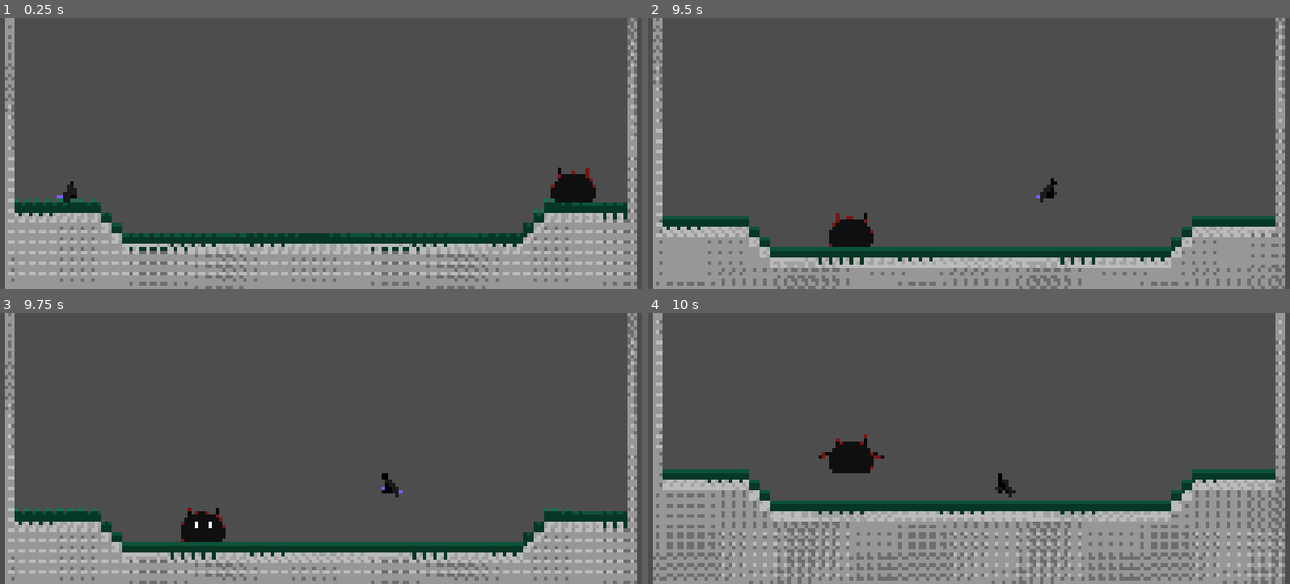
Above: before the commit, frames 1-4 (two rows, left to right).
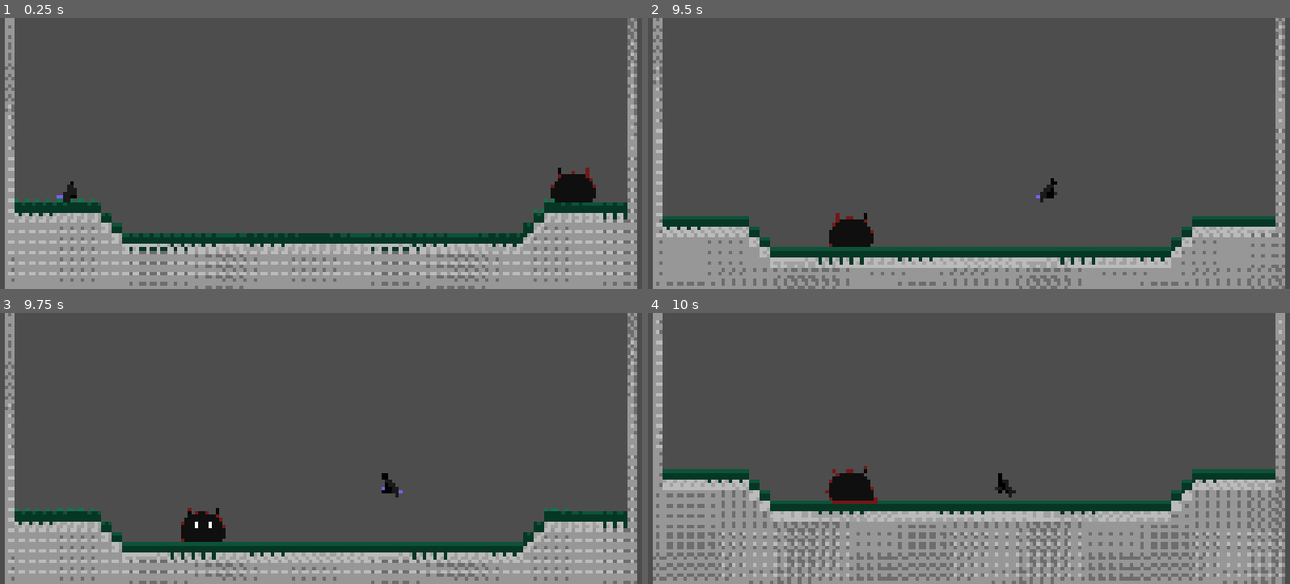
Above: after the commit, the same moments.

Repository: AnejMajnik/soulsvania
Game: Godot game, scene res://scenes/game.tscn
Two runs of this game, one before a commit and one after it. Both use one fixed random seed, a clock stepped at 60 frames per second and the inputs below.
Inputs (mouse positions are in pixels of both pictures, inside the frame that each line leads up to):
- Up to frame 1 (0.25 s): no input
- Up to frame 2 (9.5 s): tap Enter at 0.5 s; move the mouse to (1110, 139) at 0.52 s; hold D (move_right) 0.53-2.03 s; tap Space (jump) at 0.6, 0.77, 1.07, 1.52, 1.55, 1.82, 2.1, 3.02, 3.05, 3.32, 3.6, 3.77, 4.07, 4.52, 4.55, 4.82, 5.1, 6.02, 6.05, 6.32, 6.6, 6.77, 7.07, 7.52, 7.55, 7.82, 8.1, 9.02, 9.05, 9.32 s; move the mouse to (840, 167) at 1.27 s; click (840, 167) at 1.35 s; move the mouse to (1033, 93) at 2.02 s; hold A (move_left) 2.03-2.78 s; move the mouse to (936, 207) at 2.77 s; hold D (move_right) 2.78-4.28 s; click (936, 207) at 2.85 s; move the mouse to (1161, 194) at 3.52 s; move the mouse to (776, 112) at 4.27 s; hold A (move_left) 4.28-5.03 s; click (776, 112) at 4.35 s; move the mouse to (1001, 153) at 5.02 s; hold D (move_right) 5.03-5.78 s; move the mouse to (872, 85) at 5.77 s; hold A (move_left) 5.78-7.28 s; click (872, 85) at 5.85 s; move the mouse to (1110, 139) at 6.52 s; move the mouse to (840, 167) at 7.27 s; hold D (move_right) from 7.28 s (still down); click (840, 167) at 7.35 s; move the mouse to (1033, 93) at 8.02 s; move the mouse to (936, 207) at 8.77 s; click (936, 207) at 8.85 s
- Up to frame 3 (9.75 s): move the mouse to (513, 489) at 9.52 s; release D (move_right) at 9.53 s; hold A (move_left) from 9.53 s (still down); tap Space (jump) at 9.6 s
- Up to frame 4 (10 s): keep holding A (move_left); tap Space (jump) at 9.77 s

Frames 1-3 are identical in both runs. In frame 4, 1.5% of the frame differs, in the area x 26-37%, y 44-71%.

Commit message:
Removed prototype cube from code. Adjusted choose attack logic to use all attacks based on conditions

Diff:
--- a/scenes/laser.tscn
+++ b/scenes/bosses/laser.tscn
@@ -1,6 +1,6 @@
 [gd_scene format=3 uid="uid://dntxmvek1b4li"]
 
-[ext_resource type="Script" uid="uid://b5gks61q4he0k" path="res://scripts/laser.gd" id="1_xmihv"]
+[ext_resource type="Script" uid="uid://b5gks61q4he0k" path="res://scripts/slime_boss/laser.gd" id="1_xmihv"]
 
 [node name="LaserRayCast" type="RayCast2D" unique_id=604623322]
 collision_mask = 3
--- a/scenes/bosses/slime_boss.tscn
+++ b/scenes/bosses/slime_boss.tscn
@@ -11,7 +11,7 @@
 [ext_resource type="Script" uid="uid://bxg8mvcv8vsrd" path="res://scripts/slime_boss/states/recover.gd" id="8_wwhuq"]
 [ext_resource type="AudioStream" uid="uid://b0omfj4ma2m0f" path="res://assets/sounds/beam_shoot.wav" id="9_sj3bf"]
 [ext_resource type="AudioStream" uid="uid://c0mtc6d8cax8r" path="res://assets/sounds/beam_charge.wav" id="10_fbimt"]
-[ext_resource type="PackedScene" uid="uid://dntxmvek1b4li" path="res://scenes/laser.tscn" id="11_6oksq"]
+[ext_resource type="PackedScene" uid="uid://dntxmvek1b4li" path="res://scenes/bosses/laser.tscn" id="11_6oksq"]
 [ext_resource type="Script" uid="uid://cxll1lw1pu6sb" path="res://scripts/slime_boss/states/jump_attack.gd" id="11_wsf8t"]
 
 [sub_resource type="AtlasTexture" id="AtlasTexture_l7rya"]
--- a/scenes/enemy_cube.tscn
+++ /dev/null
@@ -1,399 +0,0 @@
-[gd_scene format=3 uid="uid://n483mnucf7hy"]
-
-[ext_resource type="Script" uid="uid://yyf1e2twj2y2" path="res://scripts/enemy_cube.gd" id="1_q8g4r"]
-[ext_resource type="Texture2D" uid="uid://bbp5qu6kqppko" path="res://assets/spritesheets/Slime.png" id="2_7lac2"]
-[ext_resource type="Texture2D" uid="uid://bm4uwdvp2ccbc" path="res://assets/spritesheets/slime_boss_spritesheet.png" id="3_7lac2"]
-[ext_resource type="PackedScene" uid="uid://dntxmvek1b4li" path="res://scenes/laser.tscn" id="4_jn626"]
-
-[sub_resource type="AtlasTexture" id="AtlasTexture_q8g4r"]
-atlas = ExtResource("2_7lac2")
-region = Rect2(1596, 0, 76, 64)
-
-[sub_resource type="AtlasTexture" id="AtlasTexture_7lac2"]
-atlas = ExtResource("2_7lac2")
-region = Rect2(760, 0, 76, 64)
-
-[sub_resource type="AtlasTexture" id="AtlasTexture_jn626"]
-atlas = ExtResource("2_7lac2")
-region = Rect2(836, 0, 76, 64)
-
-[sub_resource type="AtlasTexture" id="AtlasTexture_xjrqe"]
-atlas = ExtResource("3_7lac2")
-region = Rect2(0, 576, 76, 64)
-
-[sub_resource type="AtlasTexture" id="AtlasTexture_amwe7"]
-atlas = ExtResource("3_7lac2")
-region = Rect2(76, 576, 76, 64)
-
-[sub_resource type="AtlasTexture" id="AtlasTexture_8e770"]
-atlas = ExtResource("3_7lac2")
-region = Rect2(152, 576, 76, 64)
-
-[sub_resource type="AtlasTexture" id="AtlasTexture_wasl2"]
-atlas = ExtResource("3_7lac2")
-region = Rect2(228, 576, 76, 64)
-
-[sub_resource type="AtlasTexture" id="AtlasTexture_i1b75"]
-atlas = ExtResource("3_7lac2")
-region = Rect2(304, 576, 76, 64)
-
-[sub_resource type="AtlasTexture" id="AtlasTexture_2khr7"]
-atlas = ExtResource("3_7lac2")
-region = Rect2(380, 576, 76, 64)
-
-[sub_resource type="AtlasTexture" id="AtlasTexture_6kjd8"]
-atlas = ExtResource("3_7lac2")
-region = Rect2(456, 576, 76, 64)
-
-[sub_resource type="AtlasTexture" id="AtlasTexture_xshxl"]
-atlas = ExtResource("3_7lac2")
-region = Rect2(532, 576, 76, 64)
-
-[sub_resource type="AtlasTexture" id="AtlasTexture_xlk6i"]
-atlas = ExtResource("3_7lac2")
-region = Rect2(608, 576, 76, 64)
-
-[sub_resource type="AtlasTexture" id="AtlasTexture_kmpw6"]
-atlas = ExtResource("3_7lac2")
-region = Rect2(684, 576, 76, 64)
-
-[sub_resource type="AtlasTexture" id="AtlasTexture_i4q11"]
-atlas = ExtResource("3_7lac2")
-region = Rect2(760, 576, 76, 64)
-
-[sub_resource type="AtlasTexture" id="AtlasTexture_uggc0"]
-atlas = ExtResource("2_7lac2")
-region = Rect2(1976, 0, 76, 64)
-
-[sub_resource type="AtlasTexture" id="AtlasTexture_07yid"]
-atlas = ExtResource("2_7lac2")
-region = Rect2(2052, 0, 76, 64)
-
-[sub_resource type="AtlasTexture" id="AtlasTexture_q4rpt"]
-atlas = ExtResource("2_7lac2")
-region = Rect2(0, 0, 76, 64)
-
-[sub_resource type="AtlasTexture" id="AtlasTexture_m22l2"]
-atlas = ExtResource("2_7lac2")
-region = Rect2(76, 0, 76, 64)
-
-[sub_resource type="AtlasTexture" id="AtlasTexture_bbh31"]
-atlas = ExtResource("2_7lac2")
-region = Rect2(152, 0, 76, 64)
-
-[sub_resource type="AtlasTexture" id="AtlasTexture_haglr"]
-atlas = ExtResource("2_7lac2")
-region = Rect2(228, 0, 76, 64)
-
-[sub_resource type="AtlasTexture" id="AtlasTexture_d8ht2"]
-atlas = ExtResource("2_7lac2")
-region = Rect2(912, 0, 76, 64)
-
-[sub_resource type="AtlasTexture" id="AtlasTexture_dhsxu"]
-atlas = ExtResource("2_7lac2")
-region = Rect2(988, 0, 76, 64)
-
-[sub_resource type="AtlasTexture" id="AtlasTexture_t4rxh"]
-atlas = ExtResource("2_7lac2")
-region = Rect2(1064, 0, 76, 64)
-
-[sub_resource type="AtlasTexture" id="AtlasTexture_esbf7"]
-atlas = ExtResource("2_7lac2")
-region = Rect2(1140, 0, 76, 64)
-
-[sub_resource type="AtlasTexture" id="AtlasTexture_2jj3c"]
-atlas = ExtResource("2_7lac2")
-region = Rect2(1216, 0, 76, 64)
-
-[sub_resource type="AtlasTexture" id="AtlasTexture_vqirg"]
-atlas = ExtResource("2_7lac2")
-region = Rect2(1292, 0, 76, 64)
-
-[sub_resource type="AtlasTexture" id="AtlasTexture_ldm8v"]
-atlas = ExtResource("2_7lac2")
-region = Rect2(304, 0, 76, 64)
-
-[sub_resource type="AtlasTexture" id="AtlasTexture_slnhw"]
-atlas = ExtResource("2_7lac2")
-region = Rect2(380, 0, 76, 64)
-
-[sub_resource type="AtlasTexture" id="AtlasTexture_i7lqf"]
-atlas = ExtResource("2_7lac2")
-region = Rect2(1672, 0, 76, 64)
-
-[sub_resource type="AtlasTexture" id="AtlasTexture_ydjyb"]
-atlas = ExtResource("2_7lac2")
-region = Rect2(1748, 0, 76, 64)
-
-[sub_resource type="AtlasTexture" id="AtlasTexture_waack"]
-atlas = ExtResource("2_7lac2")
-region = Rect2(1824, 0, 76, 64)
-
-[sub_resource type="AtlasTexture" id="AtlasTexture_v514m"]
-atlas = ExtResource("2_7lac2")
-region = Rect2(1900, 0, 76, 64)
-
-[sub_resource type="AtlasTexture" id="AtlasTexture_qf1bs"]
-atlas = ExtResource("2_7lac2")
-region = Rect2(1368, 0, 76, 64)
-
-[sub_resource type="AtlasTexture" id="AtlasTexture_witge"]
-atlas = ExtResource("2_7lac2")
-region = Rect2(1444, 0, 76, 64)
-
-[sub_resource type="AtlasTexture" id="AtlasTexture_rxuqe"]
-atlas = ExtResource("2_7lac2")
-region = Rect2(1520, 0, 76, 64)
-
-[sub_resource type="AtlasTexture" id="AtlasTexture_e03e0"]
-atlas = ExtResource("2_7lac2")
-region = Rect2(456, 0, 76, 64)
-
-[sub_resource type="AtlasTexture" id="AtlasTexture_jtdma"]
-atlas = ExtResource("2_7lac2")
-region = Rect2(532, 0, 76, 64)
-
-[sub_resource type="AtlasTexture" id="AtlasTexture_u7cd8"]
-atlas = ExtResource("2_7lac2")
-region = Rect2(608, 0, 76, 64)
-
-[sub_resource type="AtlasTexture" id="AtlasTexture_fg0j7"]
-atlas = ExtResource("2_7lac2")
-region = Rect2(684, 0, 76, 64)
-
-[sub_resource type="SpriteFrames" id="SpriteFrames_nrent"]
-animations = [{
-"frames": [{
-"duration": 1.0,
-"texture": SubResource("AtlasTexture_q8g4r")
-}],
-"loop": 0,
-"name": &"attack_dash",
-"speed": 5.0
-}, {
-"frames": [{
-"duration": 1.0,
-"texture": SubResource("AtlasTexture_7lac2")
-}, {
-"duration": 1.0,
-"texture": SubResource("AtlasTexture_jn626")
-}],
-"loop": 0,
-"name": &"attack_jump",
-"speed": 5.0
-}, {
-"frames": [{
-"duration": 1.0,
-"texture": SubResource("AtlasTexture_xjrqe")
-}, {
-"duration": 1.0,
-"texture": SubResource("AtlasTexture_amwe7")
-}, {
-"duration": 1.0,
-"texture": SubResource("AtlasTexture_8e770")
-}, {
-"duration": 1.0,
-"texture": SubResource("AtlasTexture_wasl2")
-}, {
-"duration": 1.0,
-"texture": SubResource("AtlasTexture_i1b75")
-}, {
-"duration": 1.0,
-"texture": SubResource("AtlasTexture_2khr7")
-}, {
-"duration": 1.0,
-"texture": SubResource("AtlasTexture_6kjd8")
-}, {
-"duration": 2.0,
-"texture": SubResource("AtlasTexture_xshxl")
-}, {
-"duration": 0.7,
-"texture": SubResource("AtlasTexture_xlk6i")
-}, {
-"duration": 0.7,
-"texture": SubResource("AtlasTexture_kmpw6")
-}, {
-"duration": 0.7,
-"texture": SubResource("AtlasTexture_i4q11")
-}],
-"loop": 0,
-"name": &"charge_beam",
-"speed": 6.0
-}, {
-"frames": [{
-"duration": 1.0,
-"texture": SubResource("AtlasTexture_uggc0")
-}, {
-"duration": 1.0,
-"texture": SubResource("AtlasTexture_07yid")
-}],
-"loop": 1,
-"name": &"fly",
-"speed": 5.0
-}, {
-"frames": [{
-"duration": 1.0,
-"texture": SubResource("AtlasTexture_q4rpt")
-}, {
-"duration": 1.0,
-"texture": SubResource("AtlasTexture_m22l2")
-}, {
-"duration": 1.0,
-"texture": SubResource("AtlasTexture_bbh31")
-}, {
-"duration": 1.0,
-"texture": SubResource("AtlasTexture_haglr")
-}],
-"loop": 1,
-"name": &"idle",
-"speed": 5.0
-}, {
-"frames": [{
-"duration": 1.0,
-"texture": SubResource("AtlasTexture_d8ht2")
-}, {
-"duration": 1.0,
-"texture": SubResource("AtlasTexture_dhsxu")
-}, {
-"duration": 1.0,
-"texture": SubResource("AtlasTexture_t4rxh")
-}, {
-"duration": 1.0,
-"texture": SubResource("AtlasTexture_esbf7")
-}, {
-"duration": 1.0,
-"texture": SubResource("AtlasTexture_2jj3c")
-}, {
-"duration": 1.0,
-"texture": SubResource("AtlasTexture_vqirg")
-}],
-"loop": 0,
-"name": &"land",
-"speed": 5.0
-}, {
-"frames": [{
-"duration": 1.0,
-"texture": SubResource("AtlasTexture_ldm8v")
-}, {
-"duration": 1.0,
-"texture": SubResource("AtlasTexture_slnhw")
-}],
-"loop": 1,
-"name": &"move",
-"speed": 5.0
-}, {
-"frames": [{
-"duration": 1.0,
-"texture": SubResource("AtlasTexture_i7lqf")
-}, {
-"duration": 1.0,
-"texture": SubResource("AtlasTexture_ydjyb")
-}, {
-"duration": 1.0,
-"texture": SubResource("AtlasTexture_waack")
-}, {
-"duration": 1.0,
-"texture": SubResource("AtlasTexture_v514m")
-}],
-"loop": 1,
-"name": &"recover",
-"speed": 3.0
-}, {
-"frames": [{
-"duration": 1.0,
-"texture": SubResource("AtlasTexture_qf1bs")
-}, {
-"duration": 1.0,
-"texture": SubResource("AtlasTexture_witge")
-}, {
-"duration": 1.0,
-"texture": SubResource("AtlasTexture_rxuqe")
-}],
-"loop": 0,
-"name": &"telegraph_dash",
-"speed": 3.0
-}, {
-"frames": [{
-"duration": 1.0,
-"texture": SubResource("AtlasTexture_e03e0")
-}, {
-"duration": 1.0,
-"texture": SubResource("AtlasTexture_jtdma")
-}, {
-"duration": 1.0,
-"texture": SubResource("AtlasTexture_u7cd8")
-}, {
-"duration": 1.0,
-"texture": SubResource("AtlasTexture_fg0j7")
-}],
-"loop": 0,
-"name": &"telegraph_jump",
-"speed": 7.0
-}]
-
-[sub_resource type="CapsuleShape2D" id="CapsuleShape2D_7qiwi"]
-radius = 15.0
-height = 52.0
-
-[sub_resource type="CapsuleShape2D" id="CapsuleShape2D_d1r7q"]
-radius = 15.0
-height = 52.0
-
-[node name="EnemyCube" type="CharacterBody2D" unique_id=432931515]
-scale = Vector2(1.5, 1.5)
-script = ExtResource("1_q8g4r")
-
-[node name="AnimatedSprite2D" type="AnimatedSprite2D" parent="." unique_id=1005753930]
-sprite_frames = SubResource("SpriteFrames_nrent")
-animation = &"charge_beam"
-
-[node name="CollisionShape2D" type="CollisionShape2D" parent="." unique_id=876057069]
-position = Vector2(0, 16)
-rotation = 1.5707964
-shape = SubResource("CapsuleShape2D_7qiwi")
-
-[node name="AttackTimer" type="Timer" parent="." unique_id=20432754]
-wait_time = 1.25
-one_shot = true
-
-[node name="Area2D" type="Area2D" parent="." unique_id=236012754]
-collision_mask = 2
-
-[node name="CollisionShape2D" type="CollisionShape2D" parent="Area2D" unique_id=922884093]
-position = Vector2(0, 16)
-rotation = 1.5707964
-shape = SubResource("CapsuleShape2D_d1r7q")
-
-[node name="DealDamageTimer" type="Timer" parent="." unique_id=1206450710]
-wait_time = 0.5
-
-[node name="RayCastRight" type="RayCast2D" parent="." unique_id=845706471]
-position = Vector2(0, 25)
-target_position = Vector2(32, 0)
-
-[node name="RayCastLeft" type="RayCast2D" parent="." unique_id=1519120404]
-position = Vector2(0, 25)
-target_position = Vector2(-32, 0)
-
-[node name="RayCastDownLeft" type="RayCast2D" parent="." unique_id=305831959]
-position = Vector2(-10, 25)
-target_position = Vector2(0, 15)
-
-[node name="RayCastDownRight" type="RayCast2D" parent="." unique_id=167315384]
-position = Vector2(10, 25)
-target_position = Vector2(0, 15)
-
-[node name="AirHangTimer" type="Timer" parent="." unique_id=1123969597]
-wait_time = 0.5
-one_shot = true
-
-[node name="LaserRayCast" parent="." unique_id=604623322 instance=ExtResource("4_jn626")]
-position = Vector2(0, -12)
-
-[connection signal="animation_finished" from="AnimatedSprite2D" to="." method="_on_animated_sprite_2d_animation_finished"]
-[connection signal="frame_changed" from="AnimatedSprite2D" to="." method="_on_animated_sprite_2d_frame_changed"]
-[connection signal="timeout" from="AttackTimer" to="." method="_on_attack_timer_timeout"]
-[connection signal="body_entered" from="Area2D" to="." method="_on_area_2d_body_entered"]
-[connection signal="body_exited" from="Area2D" to="." method="_on_area_2d_body_exited"]
-[connection signal="timeout" from="DealDamageTimer" to="." method="_on_deal_damage_timer_timeout"]
-[connection signal="timeout" from="AirHangTimer" to="." method="_on_air_hang_timer_timeout"]
--- a/scripts/enemy_cube.gd
+++ /dev/null
@@ -1,252 +0,0 @@
-extends CharacterBody2D
-
-# Enums
-enum EnemyState { CHASE, TELEGRAPH, ATTACK, RECOVER }
-enum Attacks { JUMP, DASH, BEAM }
-
-# Constants
-const SPEED = 200.0
-const DECCELERATION_SPEED = 15
-const JUMP_VELOCITY = -600.0
-const DASH_SPEED = 650
-const SLAM_SPEED = 475
-const FLY_SPEED = 300
-
-# Variables
-var current_state: EnemyState = EnemyState.CHASE
-var health = 200
-var damage = 50
-var telegraphing = false
-var attacking = false
-var can_deal_damage = true
-var player_pos_x = 0
-var player_pos_y = 0
-var attack_time = 0.85
-var recovering = false
-var current_enemy: CharacterBody2D = null
-var attack_type: Attacks
-var is_flying = false
-var current_jump_attack_state = null;
-var above_player = false
-var can_slam = false
-var flying_pos_locked = false
-var slam_timer_running = false
-
-# References
-@onready var player: CharacterBody2D = %Player
-@onready var animated_sprite: AnimatedSprite2D = $AnimatedSprite2D
-@onready var attack_timer: Timer = $AttackTimer
-@onready var deal_damage_timer: Timer = $DealDamageTimer
-@onready var area_2d: Area2D = $Area2D
-@onready var ray_cast_right: RayCast2D = $RayCastRight
-@onready var ray_cast_left: RayCast2D = $RayCastLeft
-@onready var ray_cast_down_left: RayCast2D = $RayCastDownLeft
-@onready var ray_cast_down_right: RayCast2D = $RayCastDownRight
-@onready var air_hang_timer: Timer = $AirHangTimer
-@onready var laser_ray_cast: RayCast2D = $LaserRayCast
-
-func choose_attack() -> Attacks:
-	var rand_val = randf()
-
-	if rand_val <= 0.33:
-		return Attacks.JUMP
-	elif rand_val <= 0.66 and rand_val >= 0.33:
-		return Attacks.DASH
-	else:
-		return Attacks.BEAM
-
-func get_player_pos():
-	player_pos_x = player.global_position.x
-	player_pos_y = player.global_position.y
-
-
-func chase_player():
-	animated_sprite.play("move")
-
-	if global_position.distance_to(player.global_position) < 200 and !telegraphing:
-		current_state = EnemyState.TELEGRAPH
-
-	var direction
-	if sign(player.global_position.x - global_position.x) > 0:
-		direction = 1
-		animated_sprite.flip_h = false
-	else:
-		direction = -1
-		animated_sprite.flip_h = true
-
-	velocity.x = SPEED * direction
-
-func telegraph_attack():
-	telegraphing = true
-	attack_type = choose_attack()
-
-	if attack_type == Attacks.JUMP:
-		animated_sprite.play("telegraph_jump")
-	elif attack_type == Attacks.DASH:
-		animated_sprite.play("telegraph_dash")
-	elif attack_type == Attacks.BEAM:
-		animated_sprite.play("charge_beam")
-
-	velocity.x = 0
-
-func jump_attack():
-	animated_sprite.play("attack_jump")
-	velocity.y = JUMP_VELOCITY
-
-func dash_attack():
-	animated_sprite.play("attack_dash")
-
-	var direction
-	if sign(player.global_position.x - global_position.x) > 0:
-		direction = 1
-		animated_sprite.flip_h = false
-	else:
-		direction = -1
-		animated_sprite.flip_h = true
-
-	velocity.x = direction * DASH_SPEED
-
-func beam_attack():
-	laser_ray_cast.start_cast(Vector2(player_pos_x, player_pos_y-20))
-	print(Vector2(player_pos_x, player_pos_y))
-
-func get_hit(hit_damage):
-	health -= hit_damage
-	print(health)
-
-func is_above_player():
-	if global_position.x > player.global_position.x-4 and global_position.x < player.global_position.x+4:
-		above_player = true
-		velocity.x = 0
-		if !slam_timer_running:
-			air_hang_timer.start()
-			slam_timer_running = true
-		if can_slam:
-			velocity.y = SLAM_SPEED
-			animated_sprite.play("land")
-	else:
-		above_player = false
-
-func _physics_process(delta: float) -> void:
-	if health <= 0:
-		queue_free()
-
-	if not is_on_floor() and !is_flying:
-		velocity += get_gravity() * delta
-		if (ray_cast_down_left.is_colliding() or ray_cast_down_right.is_colliding()) and velocity.y > 50:
-			animated_sprite.play("land")
-
-	if current_enemy == player and can_deal_damage:
-		player.get_hit(damage)
-		deal_damage_timer.start()
-		can_deal_damage = false
-
-	match current_state:
-		EnemyState.CHASE:
-			chase_player()
-		EnemyState.TELEGRAPH:
-			if !telegraphing:
-				telegraph_attack()
-		EnemyState.ATTACK:
-			if !attacking:
-				match attack_type:
-					Attacks.JUMP:
-						jump_attack()
-						attacking = true
-					Attacks.DASH:
-						dash_attack()
-						attacking = true
-					Attacks.BEAM:
-						beam_attack()
-						attacking = true
-
-			if is_on_floor() and velocity.y >= 0 and attack_type == Attacks.JUMP:
-				attacking = false
-				current_state = EnemyState.RECOVER
-
-			if attack_type == Attacks.DASH:
-				if (ray_cast_left.is_colliding() or ray_cast_right.is_colliding()):
-					attacking = false
-					current_state = EnemyState.RECOVER
-			elif attack_type == Attacks.JUMP:
-				if global_position.y <= -120:
-					is_flying = true
-					velocity.y = 0
-					animated_sprite.play("fly")
-
-					is_above_player()
-
-					if !above_player:
-						var direction
-						if sign(player.global_position.x - global_position.x) > 0:
-							direction = 1
-							animated_sprite.flip_h = false
-						else:
-							direction = -1
-							animated_sprite.flip_h = true
-
-						velocity.x = SPEED * direction
-
-		EnemyState.RECOVER:
-			if !recovering:
-				animated_sprite.play("recover")
-				attack_timer.start()
-				recovering = true
-
-	if is_on_floor() and current_state != EnemyState.ATTACK:
-		velocity.x = move_toward(velocity.x, 0, DECCELERATION_SPEED)
-		can_slam = false
-
-	move_and_slide()
-
-func _ready() -> void:
-	laser_ray_cast.player_hit.connect(_on_player_hit)
-	laser_ray_cast.foreground_hit.connect(_on_foreground_hit)
-
-func _on_player_hit() -> void:
-	player.get_hit(damage)
-	current_state = EnemyState.RECOVER
-	attacking = false
-
-func _on_foreground_hit() -> void:
-	current_state = EnemyState.RECOVER
-	attacking = false
-
-func _on_animated_sprite_2d_animation_finished() -> void:
-	if animated_sprite.animation == "telegraph_jump":
-		get_player_pos()
-		telegraphing = false
-		current_state = EnemyState.ATTACK
-	elif animated_sprite.animation == "telegraph_dash":
-		get_player_pos()
-		telegraphing = false
-		current_state = EnemyState.ATTACK
-	elif animated_sprite.animation == "charge_beam":
-		telegraphing = false
-		current_state = EnemyState.ATTACK
-
-func _on_attack_timer_timeout() -> void:
-	current_state = EnemyState.CHASE
-	recovering = false
-
-func _on_area_2d_body_entered(body: Node2D) -> void:
-	if body is CharacterBody2D and body != self:
-		current_enemy = body
-
-func _on_area_2d_body_exited(body: Node2D) -> void:
-	if body is CharacterBody2D and body != self:
-		current_enemy = null
-
-func _on_deal_damage_timer_timeout() -> void:
-	can_deal_damage = true
-
-
-func _on_air_hang_timer_timeout() -> void:
-	can_slam = true
-	slam_timer_running = false
-
-func _on_animated_sprite_2d_frame_changed() -> void:
-	if animated_sprite.animation == "charge_beam":
-		if animated_sprite.frame == 7:
-			print("getting player pos")
-			get_player_pos()
--- a/scripts/slime_boss/states/attack.gd
+++ b/scripts/slime_boss/states/attack.gd
@@ -18,7 +18,20 @@
 		substate.state_finished.connect(_on_substate_finished)
 
 func choose_attack() -> State:
-	return jump_attack
+	if slime_boss.health > slime_boss.max_health/2:
+		var rand_val = randf()
+		if rand_val <= 0.5:
+			return dash_attack
+		else:
+			return jump_attack
+	else:
+		var rand_val = randf()
+		if rand_val >= 0.33:
+			return dash_attack
+		elif rand_val > 0.33 and rand_val <= 0.66:
+			return jump_attack
+		else:
+			return beam_attack
 
 func enter_state() -> void:
 	attack_state_machine.set_physics_process(true)
Not shown, removed: scripts/enemy_cube.gd.uid
Renamed: scripts/laser.gd -> scripts/slime_boss/laser.gd
Renamed: scripts/laser.gd.uid -> scripts/slime_boss/laser.gd.uid
